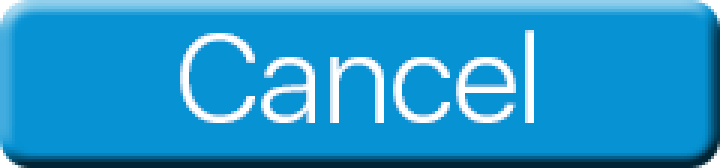
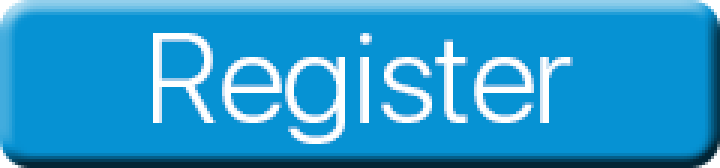
Layered file, before and after one edit (720x168). Changes by layer:
added group "btnRegister" (1st of 2) with 2 layers above "btnCancel" over box(153, 30, 573, 144)
added layer "Register" in group "btnRegister" over box(153, 33, 573, 144)
added layer "btnRegister" (2nd of 2, in "btnRegister") in group "btnRegister" over box(153, 30, 573, 144)
hid group "btnCancel" (1st of 2) (2 layers) over box(153, 30, 573, 144)
